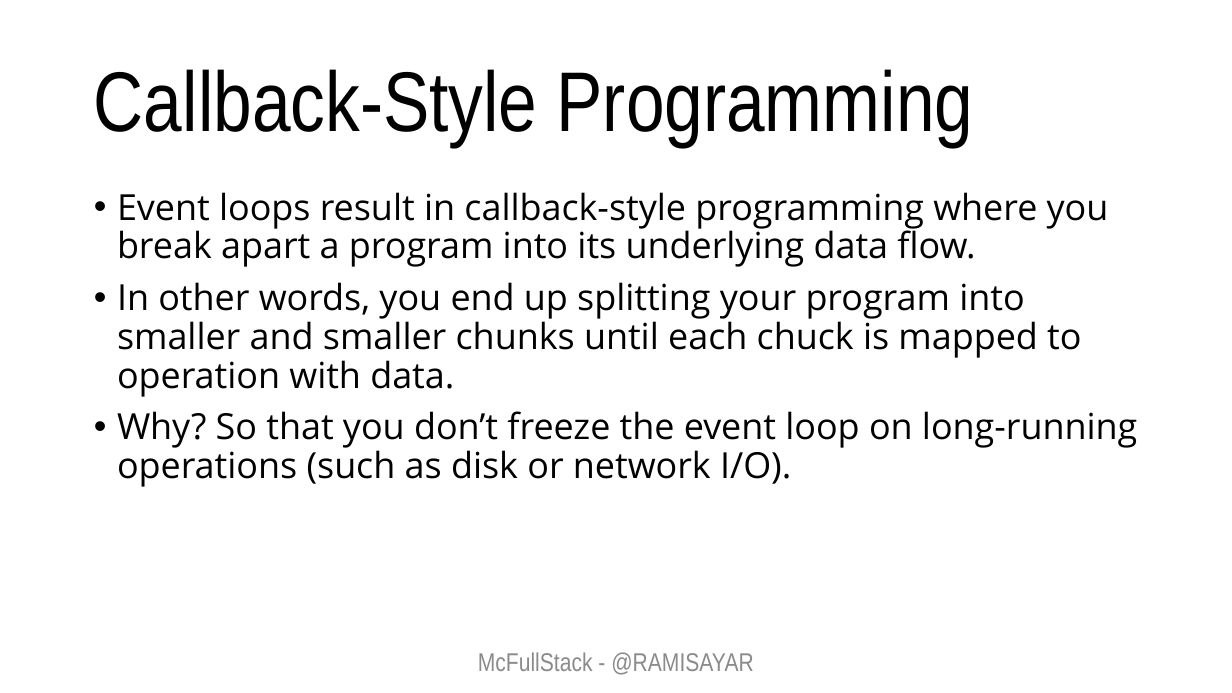
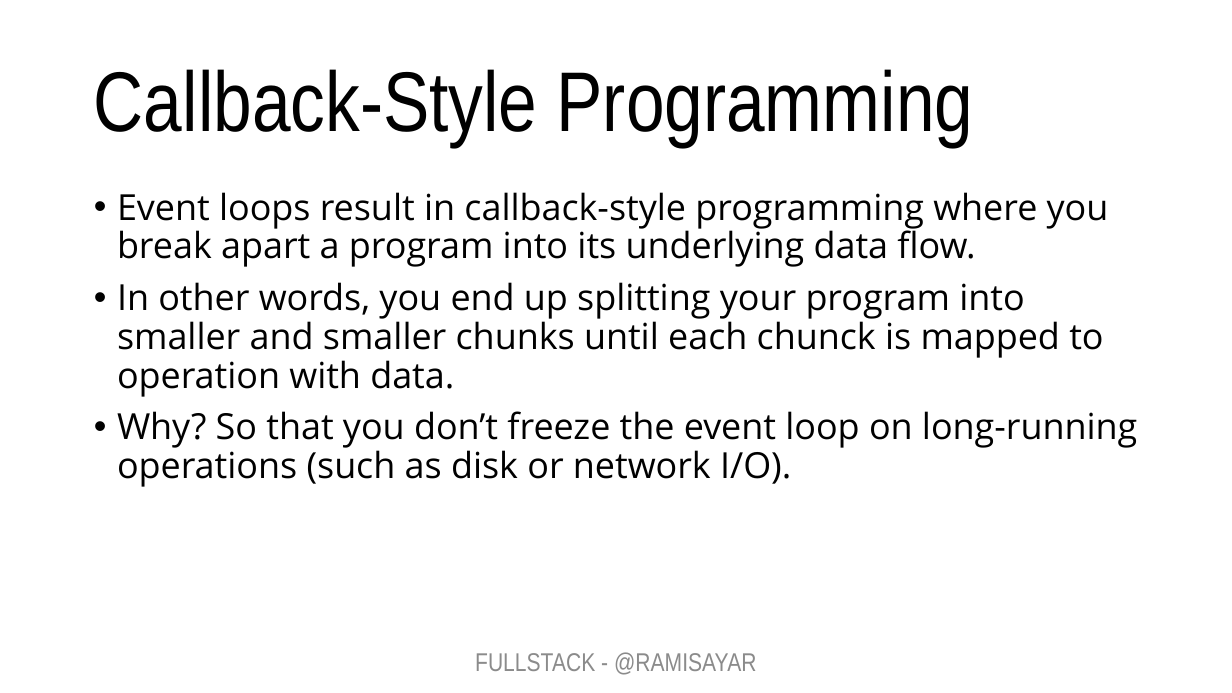
Before and after one commit to sayar/fullstack-training-kit, a slide deck: slide 20 of decks/2 - Building Backends with NodeJS.pptx. Drawn at 1232x693 pixels with LibreOffice and Linux fonts; fonts in the diff are those of the drawing. Boxes give left, top, right and bottom in pixels: in the first picture for what was removed or moved away, otherwise in the second. Text is boxed around its words. In the diff, an @@ line names an element or a change of style, - is before the commit and + after.

```diff
--- a/decks/2 - Building Backends with NodeJS.pptx
+++ b/decks/2 - Building Backends with NodeJS.pptx
@@ text at bbox=[117, 282, 1103, 397]: text changed @@
-• In other words, you end up splitting your program into smaller and smaller chunks until each chuck is mapped to operation with data.
+• In other words, you end up splitting your program into smaller and smaller chunks until each chunck is mapped to operation with data.
@@ text at bbox=[475, 652, 756, 675]: text changed @@
-McFullStack - @RAMISAYAR
+FULLSTACK - @RAMISAYAR
```
Also in this commit, not shown: 43 other slides changed, 1 other file.
